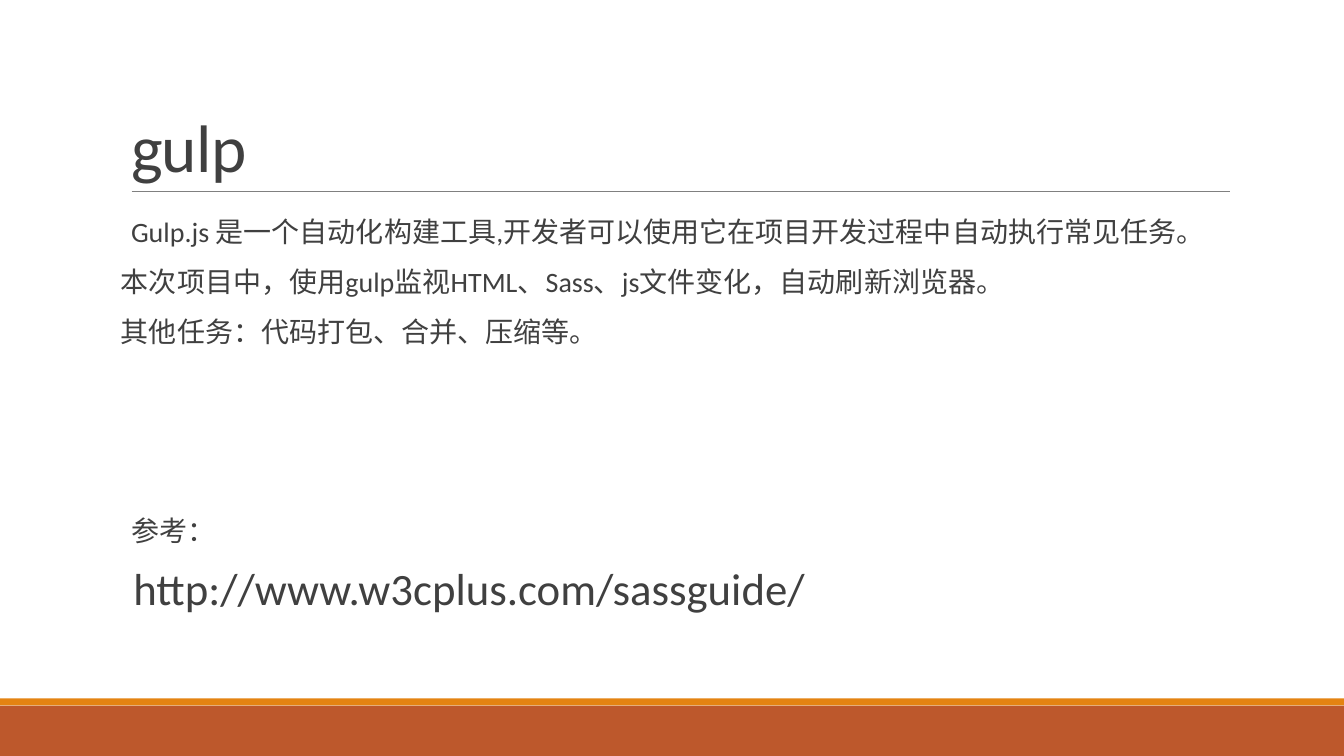
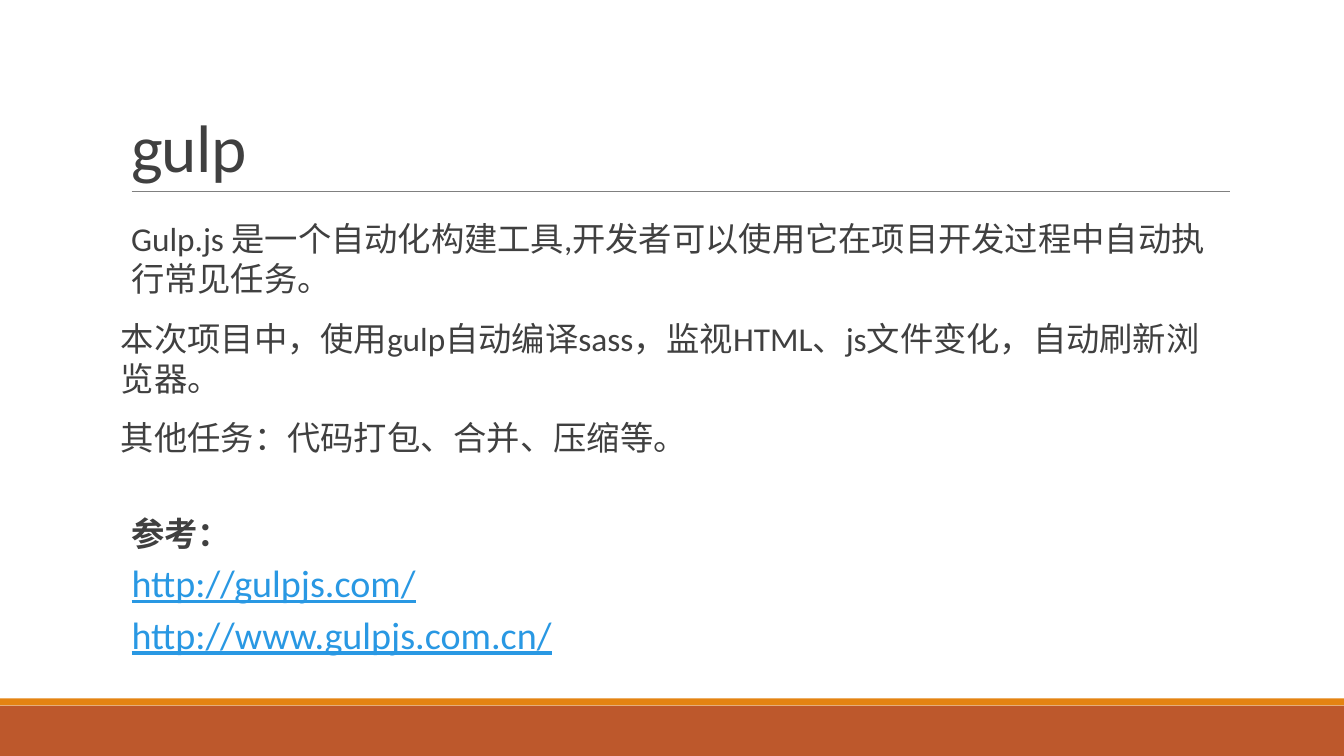
Before and after one commit to boomler/personalPractice, a slide deck: slide 9 of 前端环境搭建及相关技术简介.pptx (slide 8 before the commit). Drawn at 1344x756 pixels with LibreOffice and Linux fonts; fonts in the diff are those of the drawing. Boxes give left, top, right and bottom in pixels: in the first picture for what was removed or moved away, otherwise in the second. Text is boxed around its words. In the diff, an @@ line names an element or a change of style, - is before the commit and + after.

```diff
--- a/前端环境搭建及相关技术简介.pptx
+++ b/前端环境搭建及相关技术简介.pptx
@@ text at (121, 223, 1204, 549): size 20 to 23.8 pt in "Gulp.js 是一个自动化构建工具,开发者可以使用它在项目开发过程中自动执行常见任务。", "其他任务：代码打包、合并、压缩等。", "参考："; bold on in "参考："; line spacing 0.9 to 1; line spacing 0.9 to 0.7 @@
@@ text at (121, 323, 1200, 394): text changed; size 20 to 23.8 pt @@
-本次项目中，使用gulp监视HTML、Sass、js文件变化，自动刷新浏览器。
+本次项目中，使用gulp自动编译sass，监视HTML、js文件变化，自动刷新浏览器。
@@ text at (132, 570, 552, 656): text changed; size 32 to 27.2 pt; text colour #404040 to #2998E3 @@
-  http://www.w3cplus.com/sassguide/
+  http://gulpjs.com/
+  http://www.gulpjs.com.cn/
```
Also in this commit, not shown: 5 other slides changed, 1 slide added, 5 slides removed, 12 other files.
